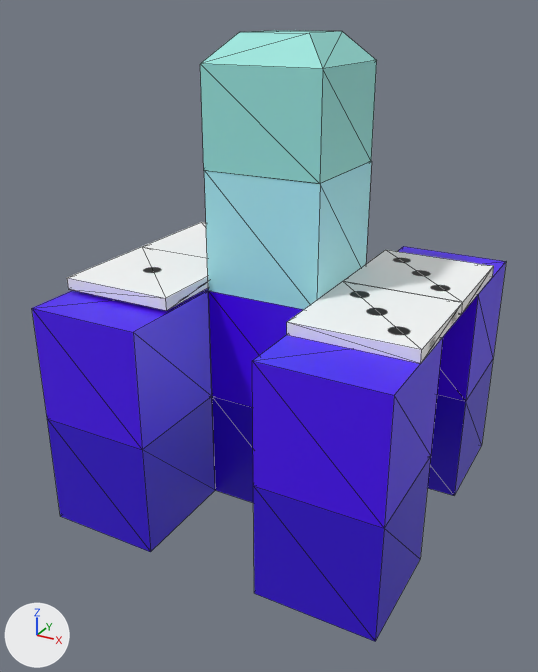
A saved change to the glTF model mxrc_rev/public/model/blocks_3.glb.
Both versions are drawn from a camera (50 mm lens) standing at (7.54, -8.79, 7.32) and looking at (1.88, 1.51, 2.16). The lights are fixed; the arrows at lower left show +X, +Y and +Z. Mesh edges are drawn as thin lines. Where no turn or scale is listed for an object, it has been applied to the vertices.

Before the edit, the objects in view are built like this:
```python
me_cube_106 = bpy.data.meshes.new('Cube.106')
me_cube_106.from_pydata(...)  # a box spanning x 1.0..3.0, y 1.0..3.0, z 3.0..5.0
me_cube_106.materials.append(mat_pkhg_048)  # cyan #acf3f9
me_cube_113 = bpy.data.meshes.new('Cube.113')
me_cube_113.from_pydata(...)  # a box spanning x 3.0..5.0, y -1.0..1.0, z -1.0..1.0
me_cube_113.materials.append(mat_pkhg_055)  # blue #3507d6
me_cube_114 = bpy.data.meshes.new('Cube.114')
me_cube_114.from_pydata(...)  # a box spanning x 3.0..5.0, y -1.0..1.0, z 1.0..3.0
me_cube_114.materials.append(mat_pkhg_056)  # purple #4b00fb
me_cube_121 = bpy.data.meshes.new('Cube.121')
me_cube_121.from_pydata(...)  # 8 vertices, 12 faces; spans x -1.0..1.0, y -1.0..1.0, z -0.1..0.1
me_cube_121.materials.append(mat_material_010)  # picture img_dice
me_cube_126 = bpy.data.meshes.new('Cube.126')
me_cube_126.from_pydata(...)  # 12 vertices, 20 faces; spans x -1.0..1.0, y -1.0..1.0, z -1.0..1.0
me_cube_126.materials.append(mat_material_011)  # cyan #9ae7de
ob_cube_005 = bpy.data.objects.new('Cube.005', me_cube_126)
ob_cube_005.location = (2.0, 1.99, 6.0)
ob_cube_008 = bpy.data.objects.new('Cube.008', me_cube_106)
ob_cube_008.location = (0.0, 0.0, 0.0)
ob_cube_011 = bpy.data.objects.new('Cube.011', me_cube_121)
ob_cube_011.location = (3.99, 3.0, 3.1)
ob_cube_015 = bpy.data.objects.new('Cube.015', me_cube_113)
ob_cube_015.location = (0.0, 0.0, 0.0)
ob_cube_016 = bpy.data.objects.new('Cube.016', me_cube_114)
ob_cube_016.location = (0.0, 0.0, 0.0)
# also in view: 'Cube.007' at (2.0, 2.0, 2.0); 'Cube.012' at (4.0, 1.0, 3.1); 'Cube.017' at (4.0, 4.0, 0.0); 'Cube' at (0.0, 0.0, 0.0); 'Cube.018' at (4.0, 4.0, 2.0)
```
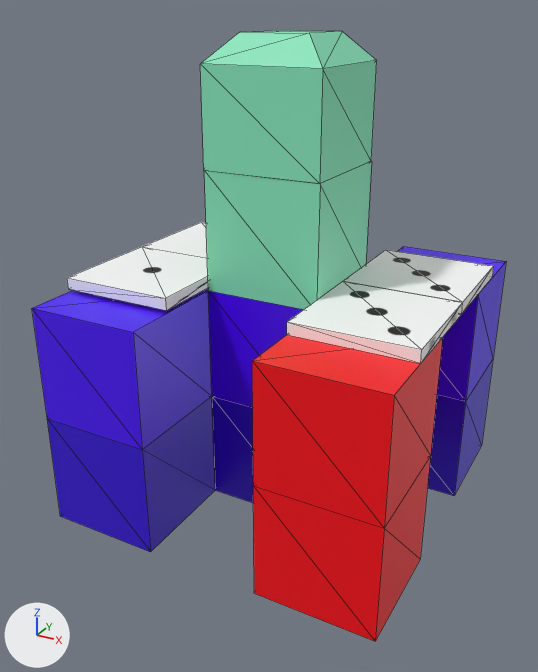
What the commit changed:
Material 'Material.015' (mat_material_015) is new.
Its base color is (0.242, 0.799, 0.503) (green #87e7bc).
Material 'PKHG.009' (mat_pkhg_009) is new.
Its base color is (0.965, 0.0, 0.00605) (red #fb0012).
Its roughness is 0.4.
Material 'PKHG.008' (mat_pkhg_008) is new.
Its base color is (0.965, 0.0, 0.00605) (red #fb0012).
Its roughness is 0.4.
Material 'PKHG.007' (mat_pkhg_007) is new.
Its base color is (0.242, 0.799, 0.503) (green #87e7bc).
Its roughness is 0.4.
me_cube_106 has 8 vertices, 12 faces and spans x 1.0..3.0, y 1.0..3.0, z 3.0..5.0.
me_cube_106 no longer uses material mat_pkhg_048 (cyan #acf3f9).
me_cube_106 now uses material mat_pkhg_007 (green #87e7bc).
me_cube_113 has 8 vertices, 12 faces and spans x 3.0..5.0, y -1.0..1.0, z -1.0..1.0.
me_cube_113 no longer uses material mat_pkhg_055 (blue #3507d6).
me_cube_113 now uses material mat_pkhg_008 (red #fb0012).
me_cube_114 has 8 vertices, 12 faces and spans x 3.0..5.0, y -1.0..1.0, z 1.0..3.0.
me_cube_114 no longer uses material mat_pkhg_056 (purple #4b00fb).
me_cube_114 now uses material mat_pkhg_009 (red #fb0012).
me_cube_126 has 12 vertices, 20 faces and spans x -1.0..1.0, y -1.0..1.0, z -1.0..1.0.
me_cube_126 no longer uses material mat_material_011 (cyan #9ae7de).
me_cube_126 now uses material mat_material_015 (green #87e7bc).

Changed parts and their boxes (x1, y1, x2, y2) in the pictures (538 x 672 px):
'Cube.016', recoloured (blue to red): (252, 335, 443, 528) in both
'Cube.005', recoloured (cyan to green): (200, 30, 377, 184) in both
'Cube.008', recoloured (cyan to green): (204, 161, 372, 310) in both
'Cube.015', recoloured (blue to red): (253, 456, 431, 642) in both
